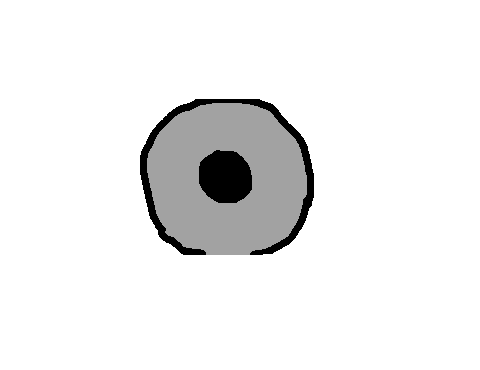
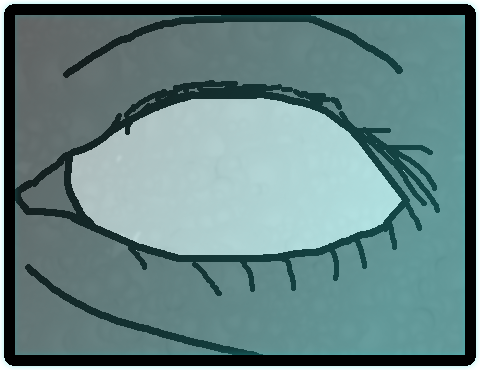
Comparing the layer stacks of the two 480px x 370px images. Changes:
added group "Window" with 4 layers above "Regular Eye" over bbox(0, 0, 480, 370)
added layer "Pasted Layer" (29%) in group "Window" over bbox(15, 15, 465, 355)
added layer "Frame" in group "Window" over bbox(4, 4, 476, 366)
added layer "Frame copy" (19%) in group "Window" over bbox(0, 0, 480, 370)
hid "Regular Pupil copy" over bbox(71, 98, 402, 255)
showed "Skin Texture", painted on it over bbox(0, 0, 480, 370)
showed "Base copy", painted on it over bbox(0, 0, 480, 370)
